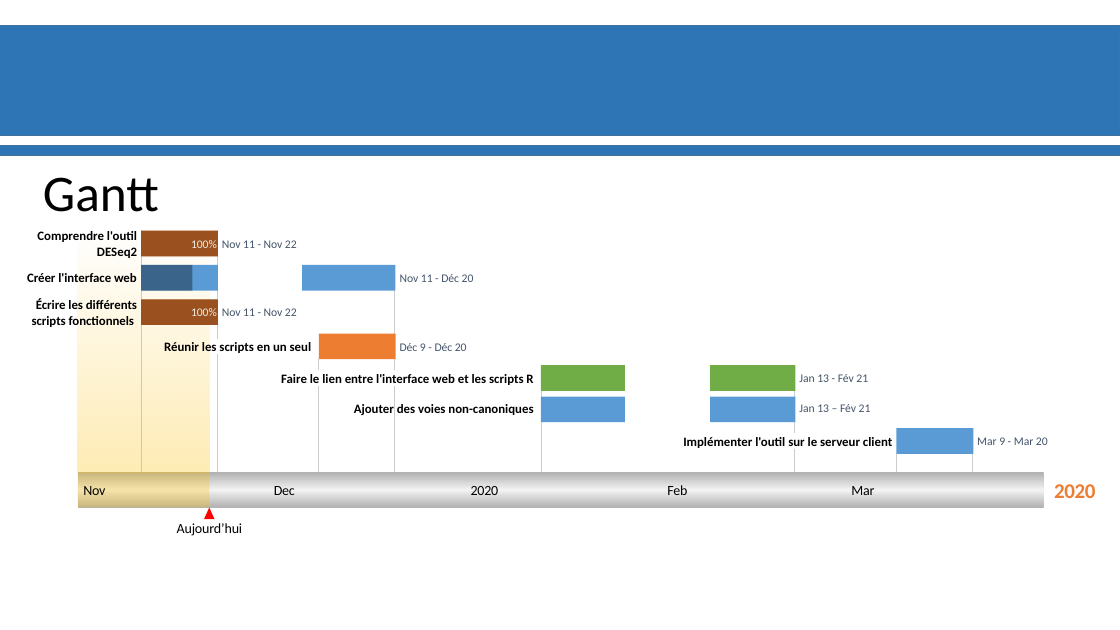
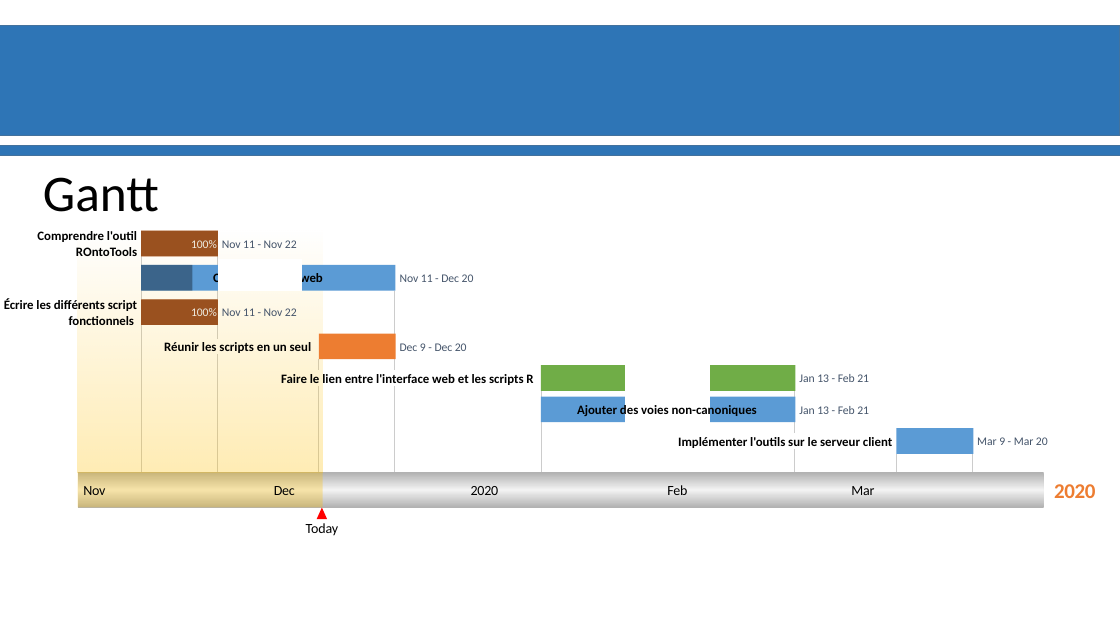
Before and after one commit to materrien/Projet-INSERM, a slide deck: slide 5 of Diapos_Suivit_projet.pptx. Drawn at 1120x630 pixels with LibreOffice and Linux fonts; fonts in the diff are those of the drawing; background and template pictures are left out. Boxes give left, top, right and bottom in pixels: in the first picture for what was removed or moved away, otherwise in the second. Text is boxed around its words. In the diff, an @@ line names an element or a change of style, - is before the commit and + after.

```diff
--- a/Diapos_Suivit_projet.pptx
+++ b/Diapos_Suivit_projet.pptx
@@ text at (37,231,137,256): text changed @@
-Comprendre l'outil DESeq2
+Comprendre l'outil ROntoTools
@@ rectangle: place and size @@
-rectangle at (77,228,209,472)
+rectangle at (77,228,323,472)
@@ text at (4,298,137,325): text changed @@
-Écrire les différents scripts fonctionnels
+Écrire les différents script fonctionnels
@@ text "Créer l'interface web": place and size @@
-text "Créer l'interface web" at (27,273,137,282)
+text "Créer l'interface web" at (213,272,455,387)
@@ text "Créer l'interface web" at (213,272,455,387): alignment right to centre @@
@@ text at (400,343,467,351): text changed @@
-Déc 9 - Déc 20
+Dec 9 - Dec 20
@@ text at (799,374,869,382): text changed @@
-Jan 13 - Fév 21
+Jan 13 - Feb 21
@@ text "Ajouter des voies non-canoniques" at (577,403,757,418): alignment right to centre @@
@@ text "Ajouter des voies non-canoniques": place and size @@
-text "Ajouter des voies non-canoniques" at (354,404,533,415)
+text "Ajouter des voies non-canoniques" at (577,403,757,418)
@@ text at (799,406,869,414): text changed @@
-Jan 13 – Fév 21
+Jan 13 - Feb 21
@@ text at (678,437,892,450): text changed @@
-Implémenter l'outil sur le serveur client
+Implémenter l'outils sur le serveur client
@@ rectangle: place and size @@
-rectangle at (77,472,209,507)
+rectangle at (77,472,323,507)
@@ triangle: place and size @@
-triangle at (204,507,214,519)
+triangle at (317,507,327,519)
@@ text at (306,523,339,536): text changed @@
-Aujourd’hui
+Today
```
Also in this commit, not shown: 3 other slides changed.
